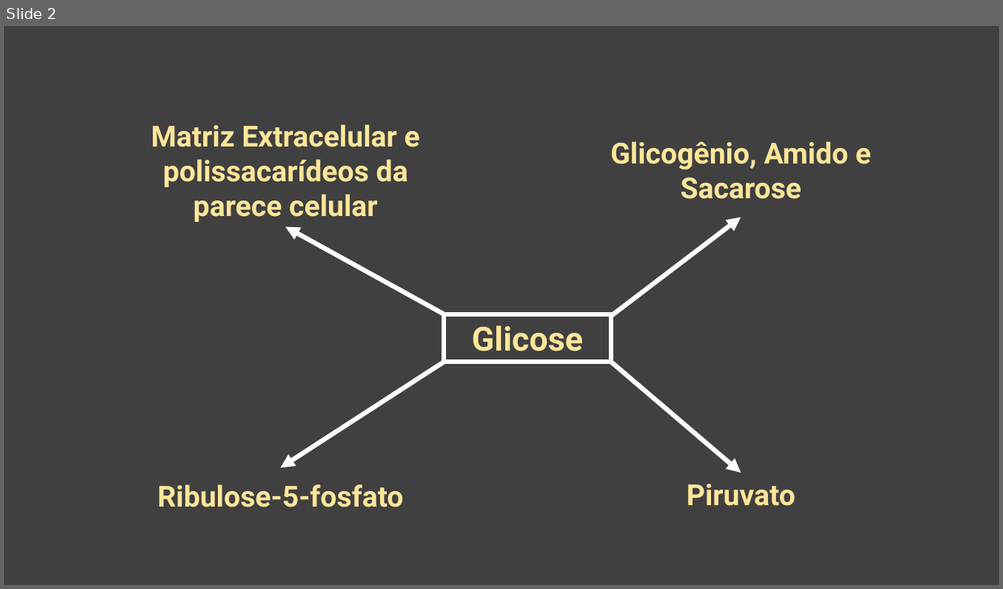
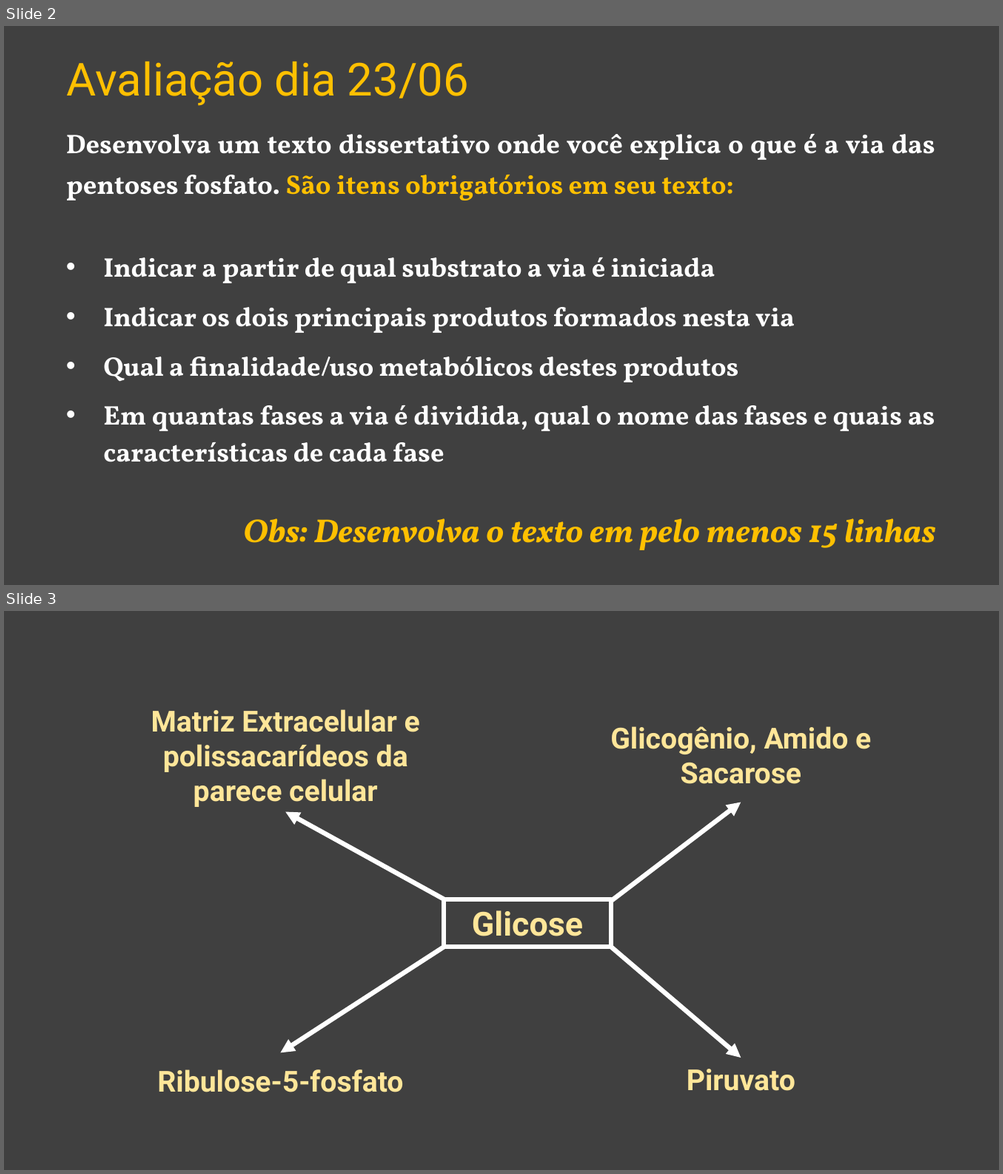
Before and after one commit to daniloasdotcom/Bioquimica-com-Danilo, a slide deck: static/aulas/via_das_pentoses.pptx. Shown one above the other, each under a label of ours: slide 2 before the commit, slides 2 and 3 after it. The pictures are 1003x589 and 1003x1174 pixels, drawn with LibreOffice and Linux fonts; fonts in the diff are those of the drawing. Boxes give left, top, right and bottom in pixels: in the first picture for what was removed or moved away, otherwise in the second. Text is boxed around its words. In the diff, an @@ line names an element or a change of style, - is before the commit and + after.

```diff
--- a/static/aulas/via_das_pentoses.pptx
+++ b/static/aulas/via_das_pentoses.pptx
@@ slide 2 added at [4,26,999,585], background #404040 @@
@@ text added at [67,62,469,106], 44 pt, text #FFC000 @@
+Avaliação dia 23/06
@@ text added at [66,134,935,463], 26 pt, text #FFFFFF, bold @@
+Desenvolva um texto dissertativo onde você explica o que é a via das pentoses fosfato. São itens obrigatórios em seu texto:
+• Indicar a partir de qual substrato a via é iniciada
+• Indicar os dois principais produtos formados nesta via
+• Qual a finalidade/uso metabólicos destes produtos
+• Em quantas fases a via é dividida, qual o nome das fases e quais as características de cada fase
@@ text added at [243,519,936,551], 32 pt, text #FFC000, bold, italic @@
+Obs: Desenvolva o texto em pelo menos 15 linhas
@@ what was slide 2 is now slide 3 @@
```
Also in this commit, not shown: 3 slides changed, 1 other slide added, 1 slide removed, 8 other files.
